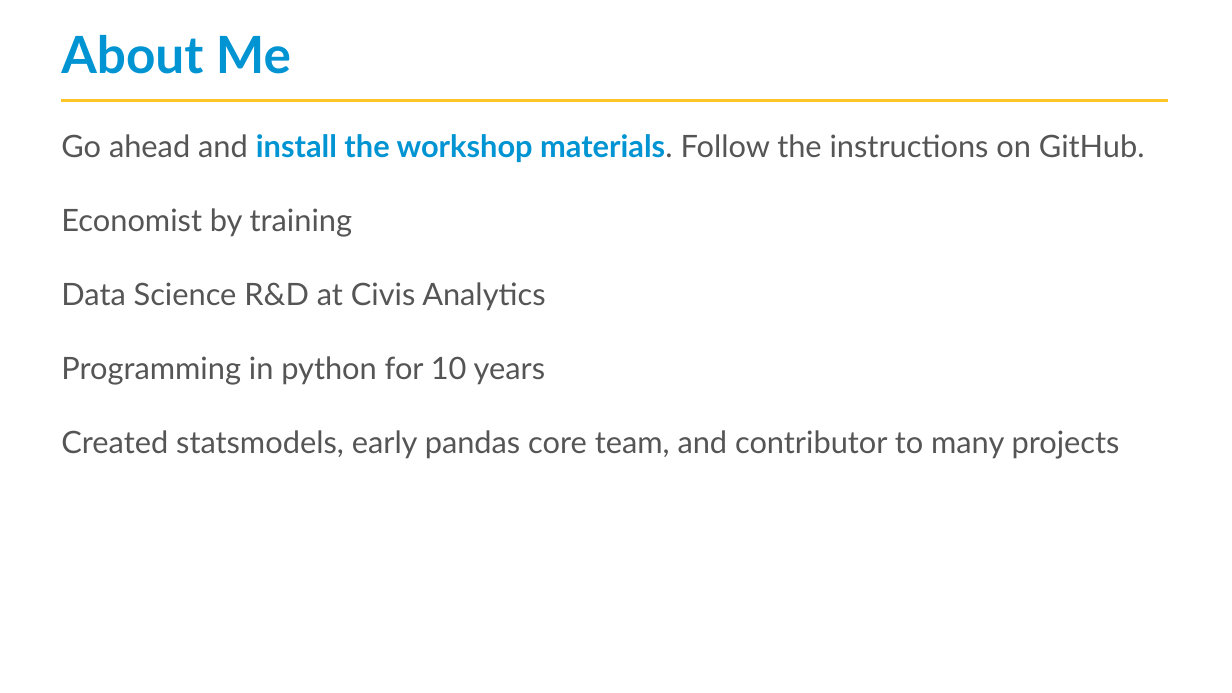
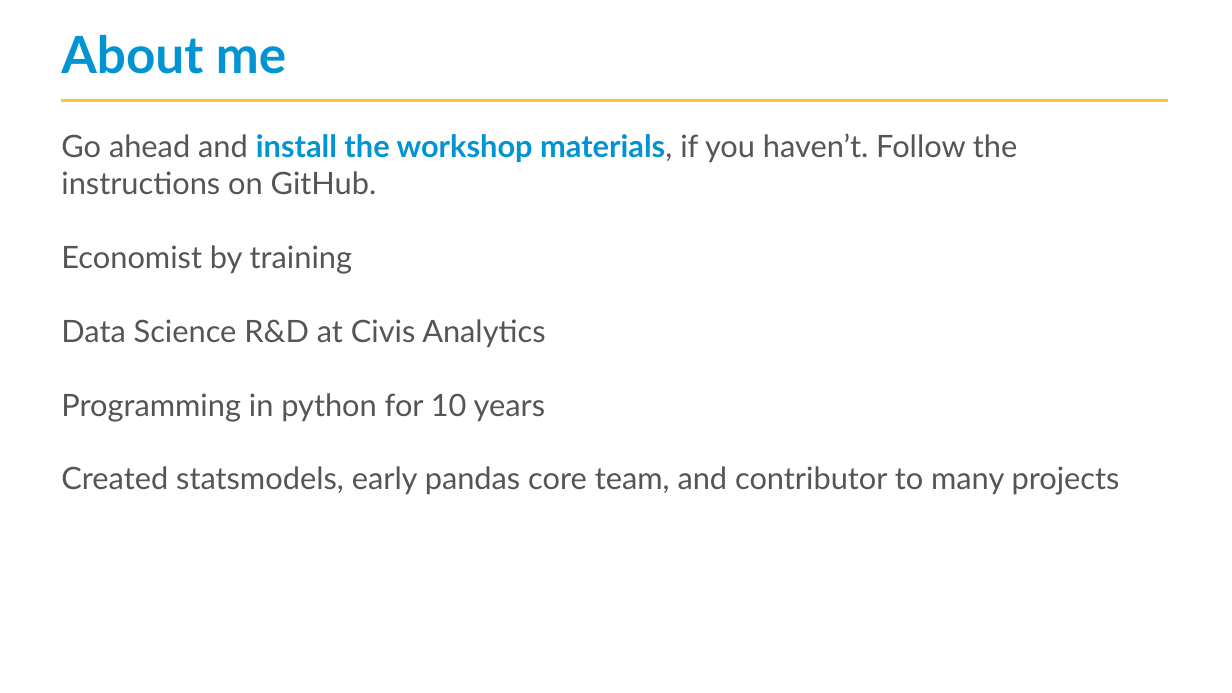
Before and after one commit to jseabold/pycon-ds-2018, a slide deck: slide 3 of Introduction.pptx. Drawn at 1232x693 pixels with LibreOffice and Linux fonts; fonts in the diff are those of the drawing; background and template pictures are left out. Boxes give left, top, right and bottom in pixels: in the first picture for what was removed or moved away, otherwise in the second. Text is boxed around its words. In the diff, an @@ line names an element or a change of style, - is before the commit and + after.

Commit message:
Update slides

```diff
--- a/Introduction.pptx
+++ b/Introduction.pptx
@@ title at (x1=61, y1=35, x2=286, y2=74): text changed @@
-About Me
+About me
@@ text at (x1=61, y1=133, x2=1017, y2=194): text changed @@
-Go ahead and install the workshop materials. Follow the instructions on GitHub.
+Go ahead and install the workshop materials, if you haven’t. Follow the instructions on GitHub.
```
Also in this commit, not shown: 4 other slides changed, 1 other file.
